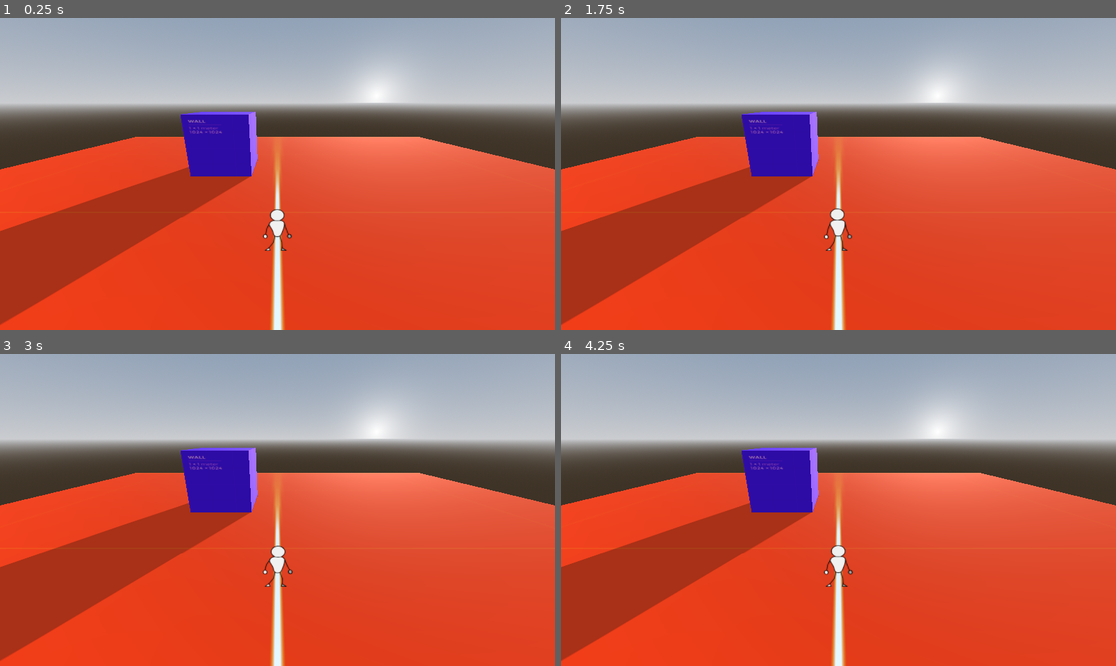
Above: before the commit, frames 1-4 (two rows, left to right).
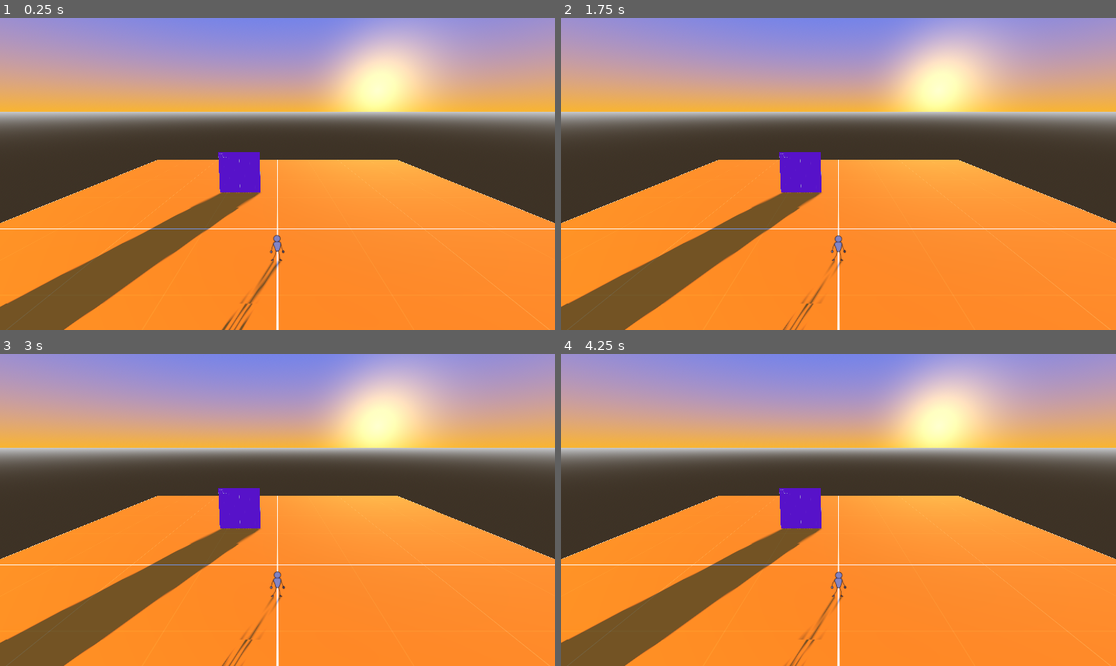
Above: after the commit, the same moments.

Repository: Ichillow/BrackeysGameJam2025
Game: Godot game, scene res://Scenes/Screen/1stScreen.tscn
Same seed, same stepped clock (60 frames per second), same inputs: the game is played once before the commit and once after it.
Inputs (mouse positions are in pixels of both pictures, inside the frame that each line leads up to):
- Up to frame 1 (0.25 s): no input
- Up to frame 2 (1.75 s): move the mouse to (960, 158) at 0.52 s; click (960, 158) at 0.67 s; move the mouse to (727, 189) at 1.27 s; click (727, 189) at 1.42 s
- Up to frame 3 (3 s): move the mouse to (333, 441) at 2.02 s; click (333, 441) at 2.17 s; move the mouse to (249, 572) at 2.77 s; click (249, 572) at 2.92 s
- Up to frame 4 (4.25 s): move the mouse to (1005, 556) at 3.52 s; click (1005, 556) at 3.67 s

The runs differ from the first frame. In frame 1, 93% of the frame differs, in the area x 0-100%, y 0-100%; in frame 2, 93%; in frame 3, 93%; in frame 4, 93%.

Commit message:
Adds basic character and environment setup
Adds player basic idle animation.
Imports animated character sprite sheet and configures texture settings.
Sets up basic screen with environment, lighting, and player instance.
Configures project settings, including renderer and shadow atlas size.

Diff:
--- a/Scenes/Character/player.tscn
+++ b/Scenes/Character/player.tscn
@@ -65,9 +65,58 @@
 "texture": ExtResource("13_0wtsp")
 }],
 "loop": true,
-"name": &"walk",
+"name": &"run",
 "speed": 5.0
 }]
+
+[sub_resource type="StandardMaterial3D" id="StandardMaterial3D_l12si"]
+transparency = 4
+diffuse_mode = 1
+albedo_texture = ExtResource("2_801yk")
+clearcoat_roughness = 0.0
+
+[sub_resource type="QuadMesh" id="QuadMesh_t23lb"]
+material = SubResource("StandardMaterial3D_l12si")
+size = Vector2(5, 5)
+
+[sub_resource type="Animation" id="Animation_l12si"]
+resource_name = "idle"
+length = 1.2
+loop_mode = 1
+step = 0.1
+tracks/0/type = "value"
+tracks/0/imported = false
+tracks/0/enabled = true
+tracks/0/path = NodePath(".:mesh:material:albedo_texture")
+tracks/0/interp = 1
+tracks/0/loop_wrap = true
+tracks/0/keys = {
+"times": PackedFloat32Array(0, 0.3, 0.6, 0.9),
+"transitions": PackedFloat32Array(1, 1, 1, 1),
+"update": 1,
+"values": [ExtResource("2_801yk"), ExtResource("3_l12si"), ExtResource("4_t23lb"), ExtResource("5_v0bjn")]
+}
+
+[sub_resource type="Animation" id="Animation_t23lb"]
+length = 0.001
+tracks/0/type = "value"
+tracks/0/imported = false
+tracks/0/enabled = true
+tracks/0/path = NodePath(".:mesh:material:albedo_texture")
+tracks/0/interp = 1
+tracks/0/loop_wrap = true
+tracks/0/keys = {
+"times": PackedFloat32Array(0),
+"transitions": PackedFloat32Array(1),
+"update": 1,
+"values": [ExtResource("2_801yk")]
+}
+
+[sub_resource type="AnimationLibrary" id="AnimationLibrary_v0bjn"]
+_data = {
+&"RESET": SubResource("Animation_t23lb"),
+&"idle": SubResource("Animation_l12si")
+}
 
 [node name="Player" type="CharacterBody3D"]
 script = ExtResource("1_ojo44")
@@ -77,6 +126,17 @@
 shape = SubResource("BoxShape3D_l0tos")
 
 [node name="Sprite" type="AnimatedSprite3D" parent="."]
+transform = Transform3D(1, 0, 0, 0, 0.951057, 0.309017, 0, -0.309017, 0.951057, 0, 0, 0)
+visible = false
 sprite_frames = SubResource("SpriteFrames_g21l0")
 animation = &"idle"
-frame_progress = 0.0491591
+
+[node name="MeshInstance3D" type="MeshInstance3D" parent="."]
+transform = Transform3D(1, 0, 0, 0, 0.951057, 0.309017, 0, -0.309017, 0.951057, 0, 0, 0)
+cast_shadow = 2
+mesh = SubResource("QuadMesh_t23lb")
+
+[node name="AnimationPlayer" type="AnimationPlayer" parent="MeshInstance3D"]
+libraries = {
+&"": SubResource("AnimationLibrary_v0bjn")
+}
--- a/Scenes/Screen/1stScreen.tscn
+++ b/Scenes/Screen/1stScreen.tscn
@@ -1,12 +1,17 @@
-[gd_scene load_steps=10 format=3 uid="uid://c0bqakbareh7b"]
+[gd_scene load_steps=11 format=3 uid="uid://c0bqakbareh7b"]
 
 [ext_resource type="PackedScene" uid="uid://dbcmbda6sqel8" path="res://Scenes/stand.tscn" id="1_1gjm1"]
-[ext_resource type="Texture2D" uid="uid://s4gmgad8vjdx" path="res://Asset/Import/kenney_prototype-textures/PNG/Orange/texture_01.png" id="2_aymxm"]
+[ext_resource type="Script" uid="uid://be04cbwpe13sm" path="res://Script/Screen.gd" id="1_aymxm"]
 [ext_resource type="PackedScene" uid="uid://cn815ebghdi4m" path="res://Scenes/Character/player.tscn" id="2_xyxi4"]
+[ext_resource type="Texture2D" uid="uid://clj8hji1qrobx" path="res://Asset/Import/kenney_prototype-textures/PNG/Orange/texture_02.png" id="3_aymxm"]
 
 [sub_resource type="ProceduralSkyMaterial" id="ProceduralSkyMaterial_1gjm1"]
-sky_horizon_color = Color(0.662243, 0.671743, 0.686743, 1)
+sky_top_color = Color(0.20078, 0.356046, 1, 1)
+sky_horizon_color = Color(0.943035, 0.568376, 0.164391, 1)
+sky_curve = 0.172305
 ground_horizon_color = Color(0.662243, 0.671743, 0.686743, 1)
+sun_angle_max = 24.9
+sun_curve = 0.289782
 
 [sub_resource type="Sky" id="Sky_aymxm"]
 sky_material = SubResource("ProceduralSkyMaterial_1gjm1")
@@ -17,40 +22,50 @@
 tonemap_mode = 2
 
 [sub_resource type="BoxShape3D" id="BoxShape3D_aymxm"]
-size = Vector3(50, 1, 50)
+size = Vector3(50, 0, 50)
 
-[sub_resource type="StandardMaterial3D" id="StandardMaterial3D_hgq1n"]
-albedo_texture = ExtResource("2_aymxm")
-albedo_texture_force_srgb = true
+[sub_resource type="StandardMaterial3D" id="StandardMaterial3D_aymxm"]
+albedo_texture = ExtResource("3_aymxm")
 
-[sub_resource type="BoxMesh" id="BoxMesh_mg34j"]
-material = SubResource("StandardMaterial3D_hgq1n")
-size = Vector3(50, 1, 50)
+[sub_resource type="QuadMesh" id="QuadMesh_hgq1n"]
+material = SubResource("StandardMaterial3D_aymxm")
+size = Vector2(50, 50)
 
 [node name="1st screen" type="Node3D"]
+script = ExtResource("1_aymxm")
 
 [node name="WorldEnvironment" type="WorldEnvironment" parent="."]
 environment = SubResource("Environment_hgq1n")
 
-[node name="DirectionalLight3D" type="DirectionalLight3D" parent="."]
-transform = Transform3D(0.25215, 0.866094, 0.431628, 0.955715, -0.292835, 0.0292824, 0.151757, 0.405129, -0.901577, 1.67986, 17.929, 0)
+[node name="Sun" type="DirectionalLight3D" parent="."]
+transform = Transform3D(0.25215, 0.866094, 0.431627, 0.943492, -0.319155, 0.0892355, 0.215042, 0.384736, -0.897627, 1.67986, 17.929, 0)
+light_color = Color(1, 0.769411, 0.394693, 1)
+light_energy = 1.755
 shadow_enabled = true
 
-[node name="Camera3D" type="Camera3D" parent="."]
-transform = Transform3D(1, 0, 0, 0, 0.937889, 0.346936, 0, -0.346936, 0.937889, 0, 6.116, 9.077)
+[node name="View" type="Camera3D" parent="."]
+transform = Transform3D(1, 0, 0, 0, 0.951057, 0.309017, 0, -0.309017, 0.951057, 0, 9.54812, 14.2083)
 fov = 78.2
 size = 7.722
 
 [node name="Stand" parent="." instance=ExtResource("1_1gjm1")]
-transform = Transform3D(1, 0, 0, 0, 1, 0, 0, 0, 1, -4.62094, 2.83559, -8.1056)
+transform = Transform3D(1.00147, 0, 0, 0, 1.00147, 0, 0, 0, 1.00147, -4.62094, 2.46848, -8.1056)
 
 [node name="StaticBody3D" type="StaticBody3D" parent="."]
 
 [node name="CollisionShape3D" type="CollisionShape3D" parent="StaticBody3D"]
+transform = Transform3D(1, 0, 0, 0, 1, 0, 0, 0, 1, 0, 0.0005, 0)
 shape = SubResource("BoxShape3D_aymxm")
 
+[node name="Sprite3D" type="Sprite3D" parent="StaticBody3D"]
+transform = Transform3D(5, 0, 0, 0, -2.18557e-07, -5, 0, 5, -2.18557e-07, 0, 0, 0)
+visible = false
+transparent = false
+texture = ExtResource("3_aymxm")
+
 [node name="MeshInstance3D" type="MeshInstance3D" parent="StaticBody3D"]
-mesh = SubResource("BoxMesh_mg34j")
+transform = Transform3D(1, 0, 0, 0, -4.37114e-08, 1, 0, -1, -4.37114e-08, 0, 0, 0)
+mesh = SubResource("QuadMesh_hgq1n")
 
 [node name="Player" parent="." instance=ExtResource("2_xyxi4")]
-transform = Transform3D(1, 0, 0, 0, 1, 0, 0, 0, 1, 0, 2.12179, 3.50245)
+transform = Transform3D(1, 0, 0, 0, 1, 0, 0, 0, 1, 0, 1.12787, 3.502)
--- a/Scenes/stand.tscn
+++ b/Scenes/stand.tscn
@@ -4,20 +4,28 @@
 [ext_resource type="Script" uid="uid://cd3pnjrhfu6j4" path="res://Script/stand.gd" id="1_vu73s"]
 
 [sub_resource type="BoxShape3D" id="BoxShape3D_cm26w"]
+size = Vector3(5.40393, 5.57788, 1.83142)
 
 [sub_resource type="StandardMaterial3D" id="StandardMaterial3D_vu73s"]
 albedo_texture = ExtResource("1_bp3l3")
-albedo_texture_force_srgb = true
 
-[sub_resource type="BoxMesh" id="BoxMesh_4alps"]
-size = Vector3(5, 5, 5)
+[sub_resource type="QuadMesh" id="QuadMesh_4alps"]
+material = SubResource("StandardMaterial3D_vu73s")
+size = Vector2(5, 5)
 
 [node name="Stand" type="StaticBody3D"]
 script = ExtResource("1_vu73s")
 
 [node name="CollisionShape3D" type="CollisionShape3D" parent="."]
+transform = Transform3D(1, 0, 0, 0, 1, 0, 0, 0, 1, -0.00653076, 0.0577393, 0.0109253)
 shape = SubResource("BoxShape3D_cm26w")
 
+[node name="Sprite3D" type="Sprite3D" parent="."]
+transform = Transform3D(0.554313, 0, 0, 0, 0.545892, 0.0962555, 0, -0.0962555, 0.545892, 0, 0, 0)
+visible = false
+texture = ExtResource("1_bp3l3")
+
 [node name="MeshInstance3D" type="MeshInstance3D" parent="."]
-material_override = SubResource("StandardMaterial3D_vu73s")
-mesh = SubResource("BoxMesh_4alps")
+transform = Transform3D(1, 0, 0, 0, 0.984808, 0.173648, 0, -0.173648, 0.984808, 0, 0, 0)
+cast_shadow = 2
+mesh = SubResource("QuadMesh_4alps")
--- a/Script/Character/player.gd
+++ b/Script/Character/player.gd
@@ -3,20 +3,25 @@
 
 @export var speed = 5.0
 
+@onready var animation_player: AnimationPlayer = $MeshInstance3D/AnimationPlayer
+
 var state =""
 
 func _ready():
 	state = "Idle"
+	animation_state()
 
-
-
+func _physics_process(delta: float) -> void:
+	if not is_on_floor():
+		velocity += get_gravity() * delta
+	move_and_slide()
 
 func _process(_delta):
-	animation_state()
+	pass
 
 
 func animation_state():
 	if state == "Idle":
-		$Sprite.play("idle")
+		animation_player.play("idle")
 	elif state == "Run":
-		$Sprite.play("run")
+		animation_player.play("run")
--- /dev/null
+++ b/Script/Screen.gd
@@ -0,0 +1,30 @@
+extends Node3D
+
+@onready var camera: Camera3D = $View
+
+# Called when the node enters the scene tree for the first time.
+func _ready() -> void:
+	pass # Replace with function body.
+
+
+# Called every frame. 'delta' is the elapsed time since the previous frame.
+func _process(_delta: float) -> void:
+	pass
+
+func _unhandled_input(event):
+	if event is InputEventMouseButton and event.button_index == MOUSE_BUTTON_LEFT:
+		var from = camera.project_ray_origin(event.position)
+		var to = from + camera.project_ray_normal(event.position) * 1000.0
+
+		var space_state = get_world_3d().direct_space_state
+		var ray_params = PhysicsRayQueryParameters3D.new()
+		ray_params.from = from
+		ray_params.to = to
+		var result = space_state.intersect_ray(ray_params)
+
+		if result:
+			var obj = result.collider
+			# Levier toggle : clic = on/off
+			if obj.is_in_group("stands"):
+				if event.pressed:
+					obj.clicked()
--- a/Script/stand.gd
+++ b/Script/stand.gd
@@ -9,3 +9,7 @@
 
 func _process(_delta):
     pass
+
+func clicked():
+    print("Stand clicked!")
+    get_tree().change_scene_to_file(stand_path)
--- a/project.godot
+++ b/project.godot
@@ -27,3 +27,4 @@
 
 renderer/rendering_method="gl_compatibility"
 renderer/rendering_method.mobile="gl_compatibility"
+lights_and_shadows/positional_shadow/atlas_size=8192
Binary file added: Asset/Import/Animated Prototype Character/Animated Prototype Character Sprite sheet-0.png
Not shown, changed: Asset/Import/Animated Prototype Character/Animated Prototype Character Sprite sheet-0.png.import
Not shown: 1 places in Scenes/Character/player.tscn that only renumber resources
Not shown, added: Script/Screen.gd.uid
